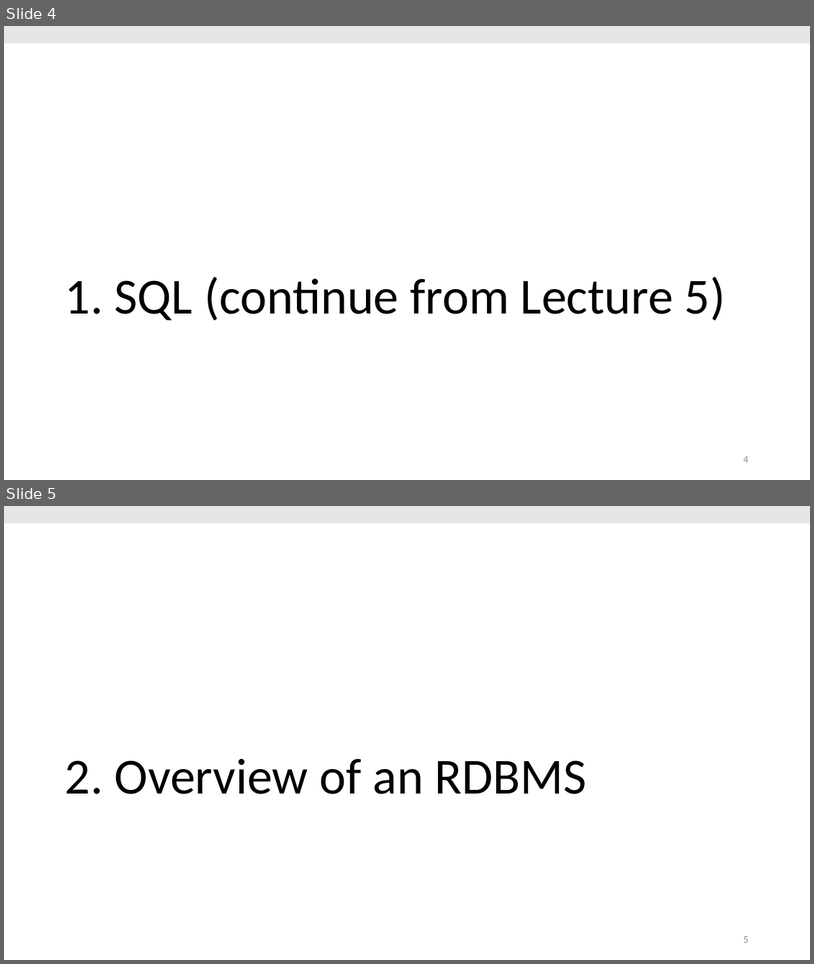
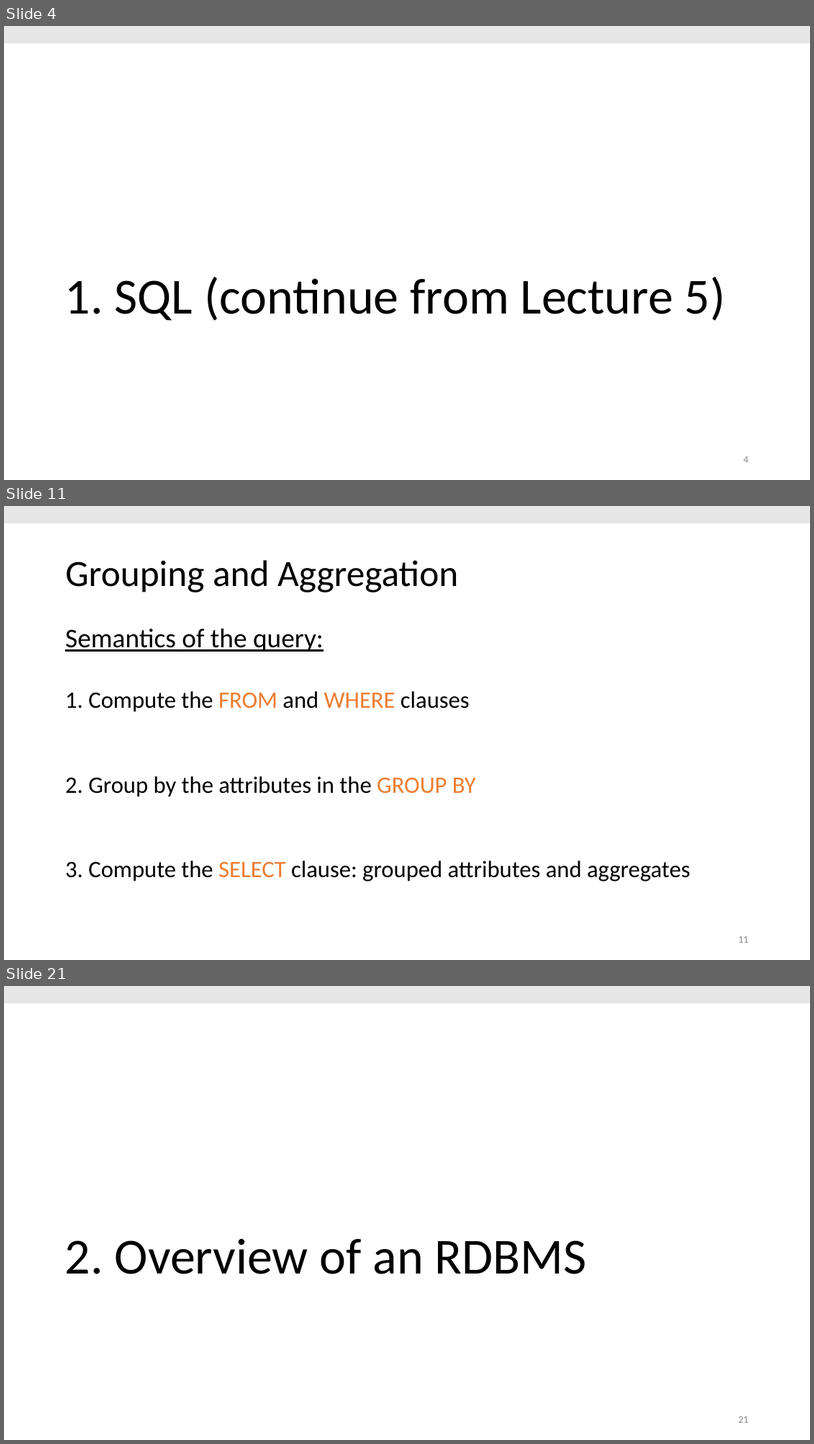
Before and after one commit to thodrek/cs639_spring19, a slide deck: lectures/lecture-6/Lecture_6_Princ.pptx. Shown one above the other, each under a label of ours: slides 4 and 5 before the commit, slides 4, 11 and 21 after it; the slides between them are not shown. The pictures are 814x964 and 814x1444 pixels, drawn with LibreOffice and Linux fonts; fonts in the diff are those of the drawing. Boxes give left, top, right and bottom in pixels: in the first picture for what was removed or moved away, otherwise in the second. Text is boxed around its words. In the diff, an @@ line names an element or a change of style, - is before the commit and + after.

```diff
--- a/lectures/lecture-6/Lecture_6_Princ.pptx
+++ b/lectures/lecture-6/Lecture_6_Princ.pptx
@@ slide 11 added at [4, 506, 810, 960], background #FFFFFF @@
@@ rectangle added at [4, 506, 810, 523], fill #E7E6E6 @@
@@ title added at [65, 560, 458, 592], 44 pt, text #000000 @@
+Grouping and Aggregation
@@ text added at [65, 628, 324, 651], 32 pt, text #000000, underline @@
+Semantics of the query:
@@ text added at [65, 691, 691, 881], 28 pt, text #000000 @@
+1. Compute the FROM and WHERE clauses
+2. Group by the attributes in the GROUP BY
+3. Compute the SELECT clause: grouped attributes and aggregates
@@ page number added at [738, 936, 748, 942], 12 pt, text #8C8C8C @@
+11
@@ what was slide 5 is now slide 21 @@
@@ page number at [738, 1416, 748, 1422]: text changed @@
-5
+21
```
Also in this commit, not shown: 15 other slides added, 3 other files.
